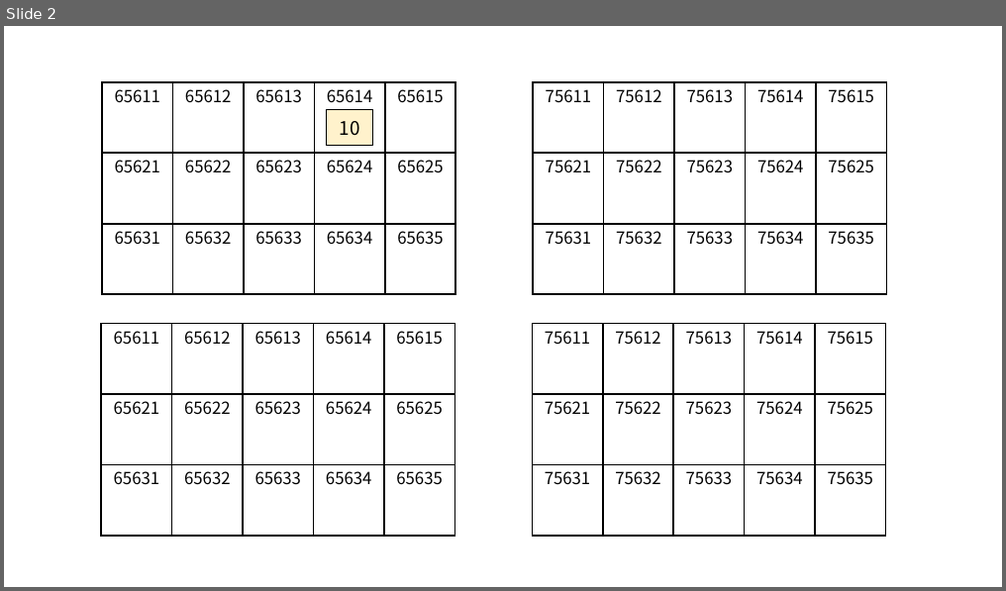
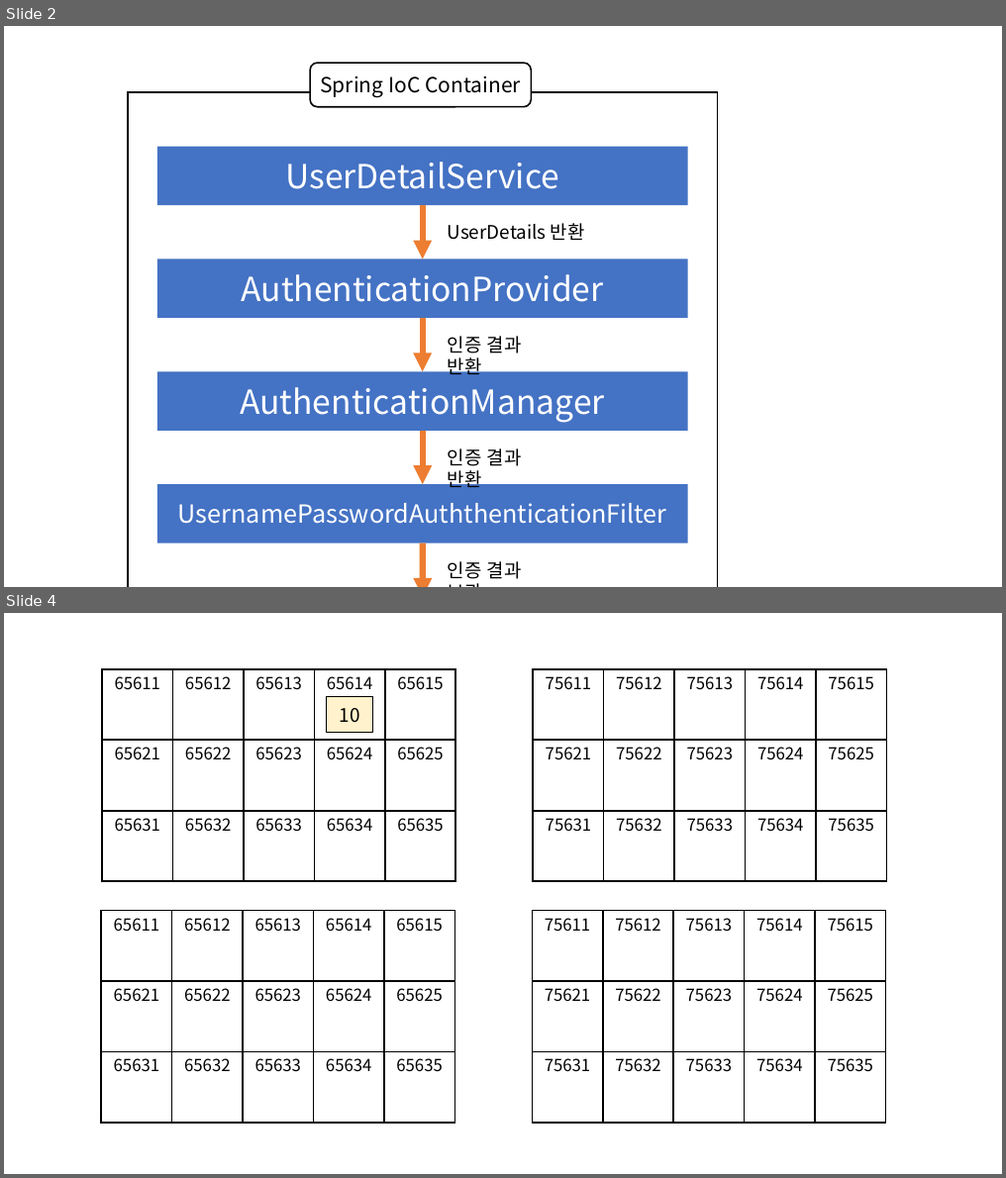
Before and after one commit to ho8566z/daily_log, a slide deck: notion/create_notion_img.pptx. Shown one above the other, each under a label of ours: slide 2 before the commit, slides 2 and 4 after it; the slides between them are not shown. The pictures are 1006x591 and 1006x1178 pixels, drawn with LibreOffice and Linux fonts; fonts in the diff are those of the drawing. Boxes give left, top, right and bottom in pixels: in the first picture for what was removed or moved away, otherwise in the second. Text is boxed around its words. In the diff, an @@ line names an element or a change of style, - is before the commit and + after.

```diff
--- a/notion/create_notion_img.pptx
+++ b/notion/create_notion_img.pptx
@@ slide 2 added at bbox=[4, 26, 1002, 587], background #FFFFFF @@
@@ rounded rectangle added at bbox=[310, 63, 531, 107], fill #FFFFFF, outline #000000 1.5 pt, 20 pt, text #000000 @@
+Spring IoC Container
@@ rectangle added at bbox=[128, 92, 717, 587], outline #000000 1.5 pt @@
@@ rectangle added at bbox=[157, 147, 688, 205], fill #4472C4, 32 pt, text #FFFFFF @@
+UserDetailService
@@ arrow added from (423, 205) to (423, 259), #ED7D31 6 pt @@
@@ text added at bbox=[448, 223, 585, 240], 18 pt, text #000000 @@
+UserDetails 반환
@@ rectangle added at bbox=[157, 259, 688, 318], fill #4472C4, 32 pt, text #FFFFFF @@
+AuthenticationProvider
@@ arrow added from (423, 318) to (423, 372), #ED7D31 6 pt @@
@@ text added at bbox=[448, 336, 522, 379], 18 pt, text #000000 @@
+인증 결과 반환
@@ rectangle added at bbox=[157, 372, 688, 431], fill #4472C4, 32 pt, text #FFFFFF @@
+AuthenticationManager
@@ arrow added from (423, 431) to (423, 485), #ED7D31 6 pt @@
@@ text added at bbox=[448, 449, 522, 492], 18 pt, text #000000 @@
+인증 결과 반환
@@ rectangle added at bbox=[157, 485, 688, 544], fill #4472C4, 24 pt, text #FFFFFF @@
+UsernamePasswordAuththenticationFilter
@@ arrow added from (423, 544) to (423, 587), #ED7D31 6 pt @@
@@ text added at bbox=[448, 562, 522, 579], 18 pt, text #000000 @@
+인증 결과 보관
@@ what was slide 2 is now slide 4 @@
```
Also in this commit, not shown: 2 other slides added, 1 slide removed, 1 other file.
